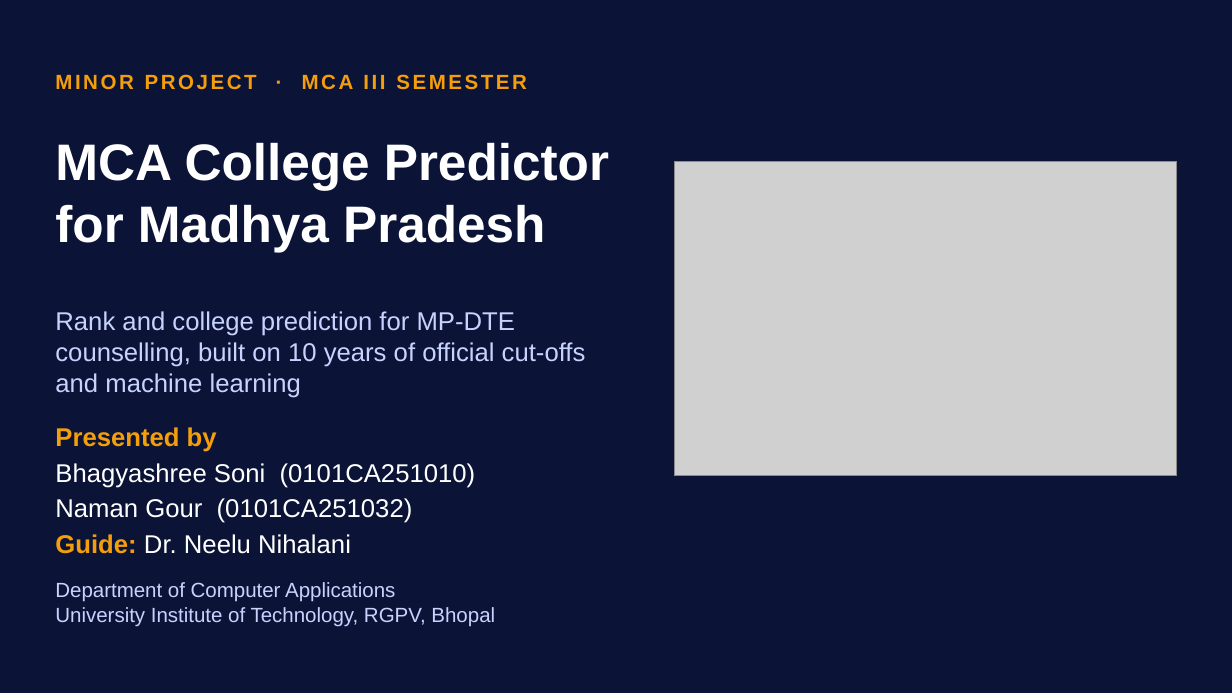
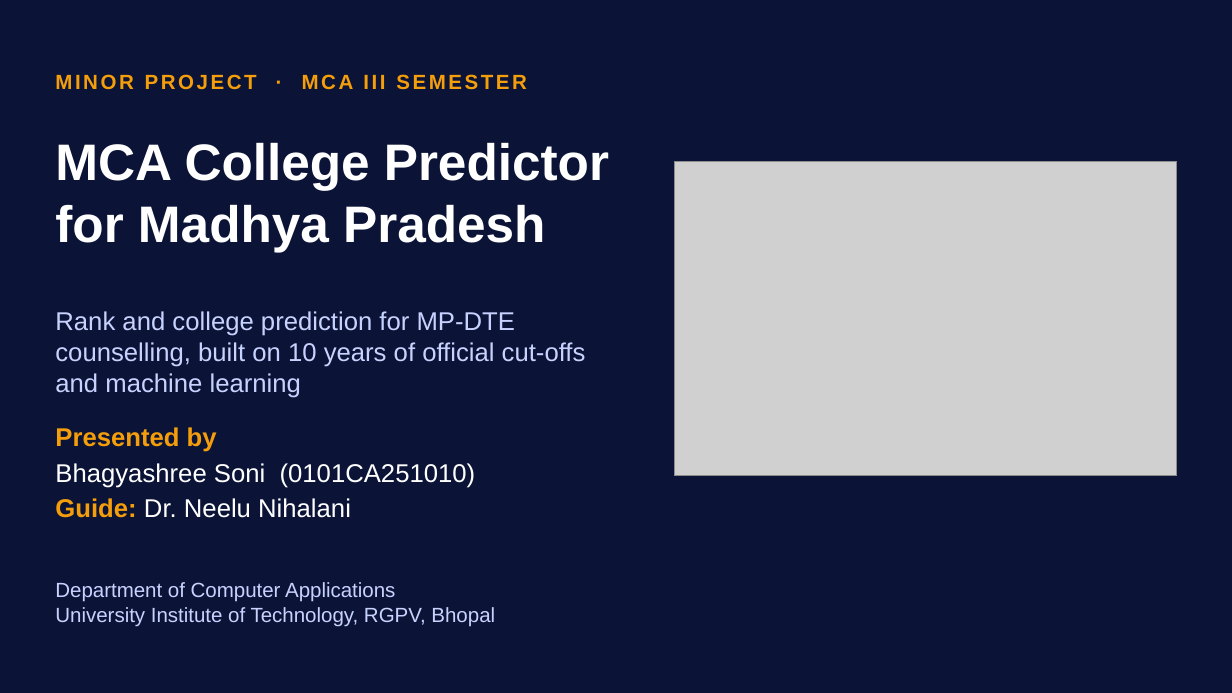
Before and after one commit to i-bhagyashree/mca-college-predictor, a slide deck: slide 1 of presentation/MCA_College_Predictor_Presentation.pptx. Drawn at 1232x693 pixels with LibreOffice and Linux fonts; fonts in the diff are those of the drawing; grey boxes stand for pictures. Boxes give left, top, right and bottom in pixels: in the first picture for what was removed or moved away, otherwise in the second. Text is boxed around its words. In the diff, an @@ line names an element or a change of style, - is before the commit and + after.

Commit message:
Presentation: updated screenshots and text, single presenter

```diff
--- a/presentation/MCA_College_Predictor_Presentation.pptx
+++ b/presentation/MCA_College_Predictor_Presentation.pptx
@@ text at [55,498,413,523]: paragraph removed @@
-Naman Gour (0101CA251032)
```
Also in this commit, not shown: 3 other slides changed, 1 other file.
